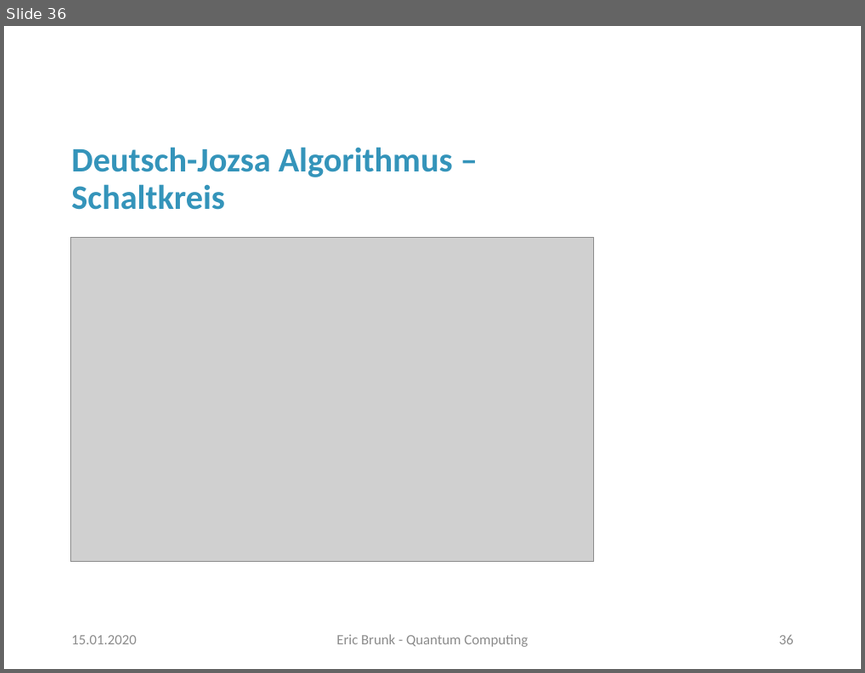
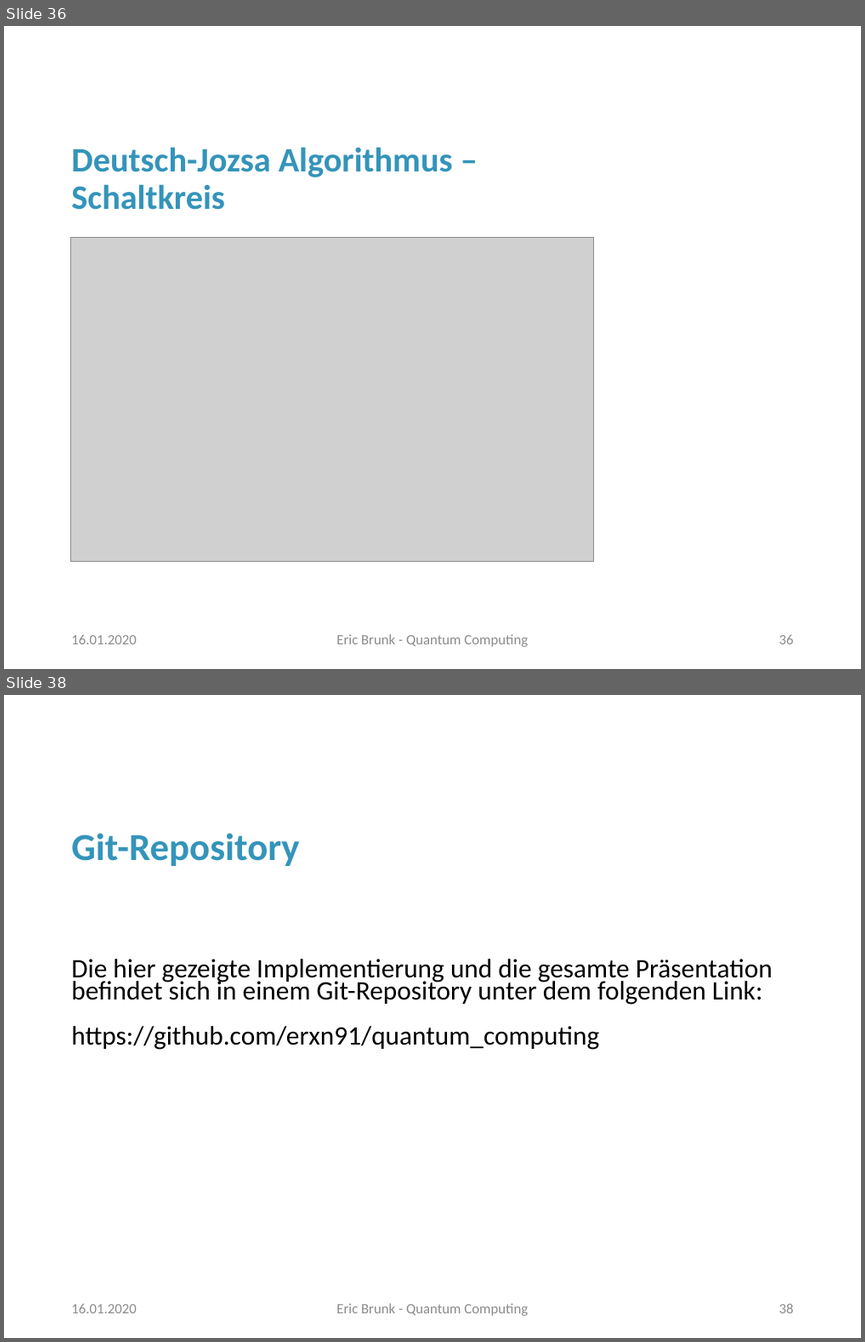
Before and after one commit to erxn91/quantum_computing, a slide deck: Präsentation.pptx. Shown one above the other, each under a label of ours: slide 36 before the commit, slides 36 and 38 after it; the slides between them are not shown. The pictures are 865x673 and 865x1342 pixels, drawn with LibreOffice and Linux fonts; fonts in the diff are those of the drawing; grey boxes stand for pictures; background and template pictures are left out. Boxes give left, top, right and bottom in pixels: in the first picture for what was removed or moved away, otherwise in the second. Text is boxed around its words. In the diff, an @@ line names an element or a change of style, - is before the commit and + after.

```diff
--- a/Präsentation.pptx
+++ b/Präsentation.pptx
@@ slide 38 added at (4,695,861,1338), background #FFFFFF @@
@@ title added at (71,833,299,866), 32 pt, text #3494BA, bold @@
+Git-Repository
@@ text added at (71,959,772,1049), 22.4 pt, text #000000 @@
+Die hier gezeigte Implementierung und die gesamte Präsentation befindet sich in einem Git-Repository unter dem folgenden Link:
+https://github.com/erxn91/quantum_computing
@@ text added at (71,1304,136,1313), 12 pt, text #8C8C8C @@
+16.01.2020
@@ text added at (336,1303,528,1315), 12 pt, text #8C8C8C @@
+Eric Brunk - Quantum Computing
@@ page number added at (779,1303,794,1313), 12 pt, text #8C8C8C @@
+38
@@ slide 36 changed as well @@
@@ text at (71,635,136,644): text changed @@
-15.01.2020
+16.01.2020
```
Also in this commit, not shown: 36 other slides changed, 1 other slide added, 3 other files.
